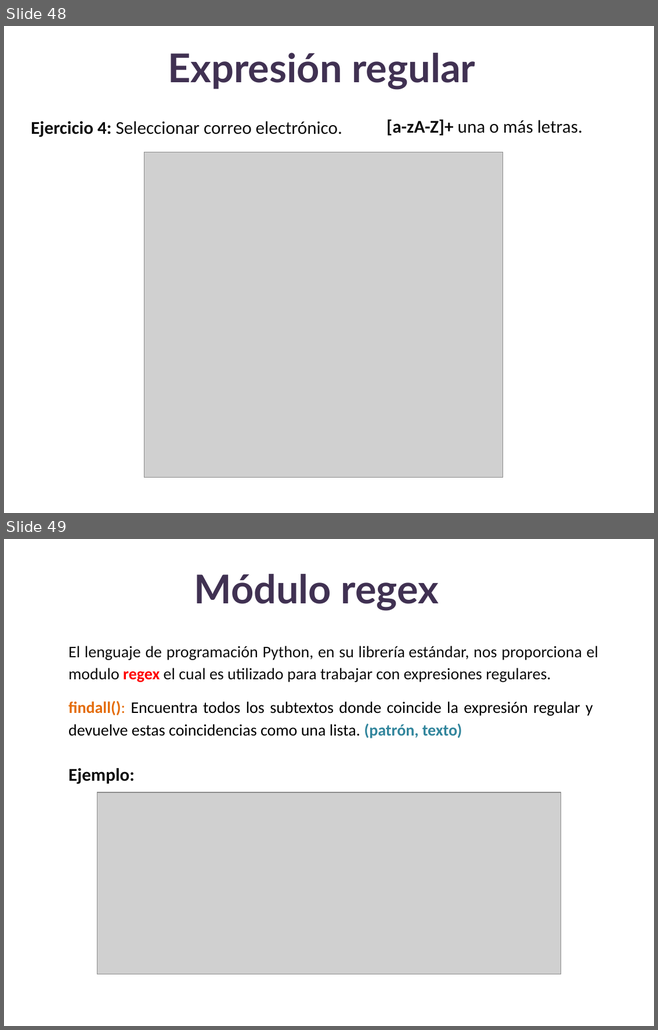
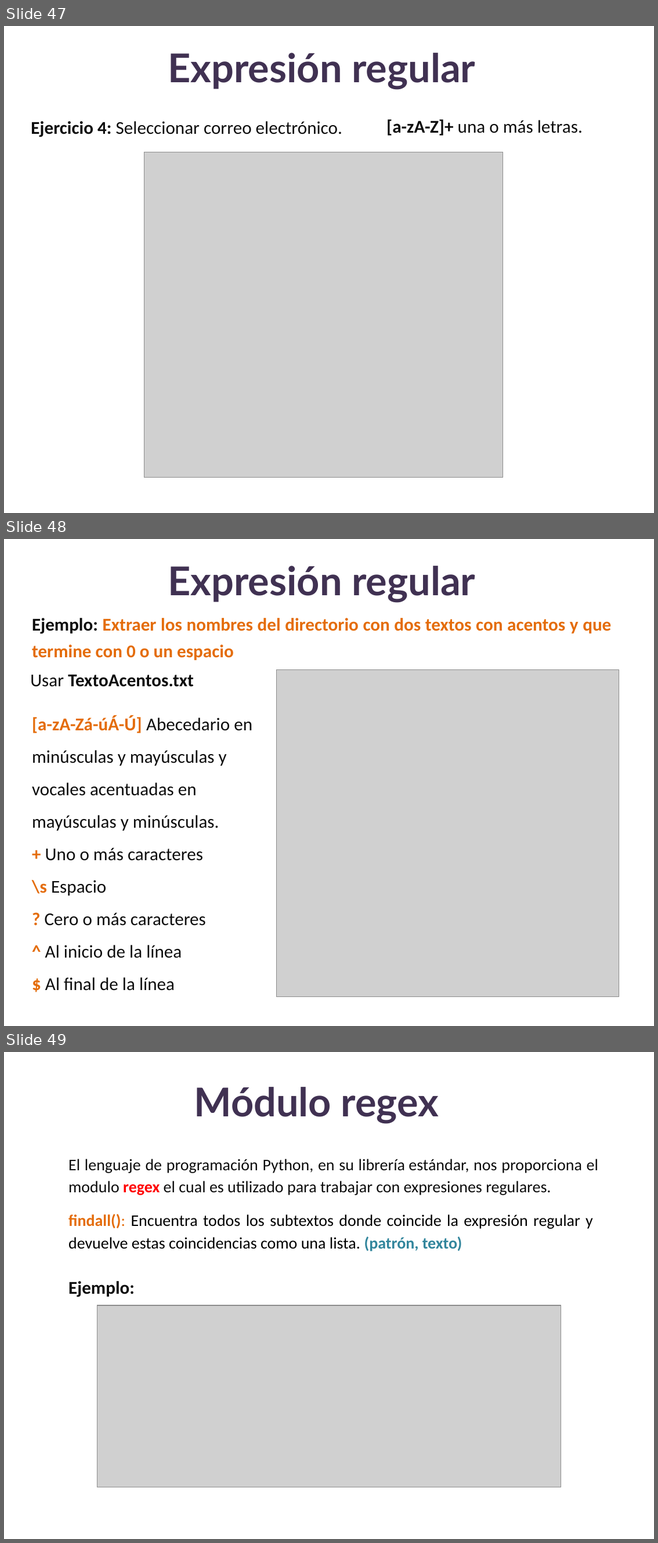
Before and after one commit to lizetheP/Analitica, a slide deck: CalendarioAgo25/presentaciones/18_Expresiones_regulares.pptx. Shown one above the other, each under a label of ours: slides 48 and 49 before the commit, slides 47, 48 and 49 after it. The pictures are 658x1030 and 658x1543 pixels, drawn with LibreOffice and Linux fonts; fonts in the diff are those of the drawing; grey boxes stand for pictures. Boxes give left, top, right and bottom in pixels: in the first picture for what was removed or moved away, otherwise in the second. Text is boxed around its words. In the diff, an @@ line names an element or a change of style, - is before the commit and + after.

```diff
--- a/CalendarioAgo25/presentaciones/18_Expresiones_regulares.pptx
+++ b/CalendarioAgo25/presentaciones/18_Expresiones_regulares.pptx
@@ slide 48 added at box(4, 539, 654, 1026), background #FFFFFF @@
@@ title added at box(168, 566, 475, 603), 44 pt, text #403152, bold @@
+Expresión regular
@@ text added at box(32, 618, 611, 660), 20 pt, text #E46C0A, bold @@
+Ejemplo: Extraer los nombres del directorio con dos textos con acentos y que termine con 0 o un espacio
@@ text added at box(30, 674, 194, 687), 20 pt, text #0D0D0D, bold @@
+Usar TextoAcentos.txt
@@ picture added at box(276, 669, 619, 996) @@
@@ text added at box(32, 715, 252, 991), 20 pt, text #0D0D0D @@
+[a-zA-Zá-úÁ-Ú] Abecedario en minúsculas y mayúsculas y vocales acentuadas en mayúsculas y minúsculas.
++ Uno o más caracteres
+\s Espacio
+? Cero o más caracteres
+^ Al inicio de la línea
+$ Al final de la línea
@@ what was slide 48 is now slide 47 @@
```
Also in this commit, not shown: 3 slides changed, 1 slide removed, 2 other files.
